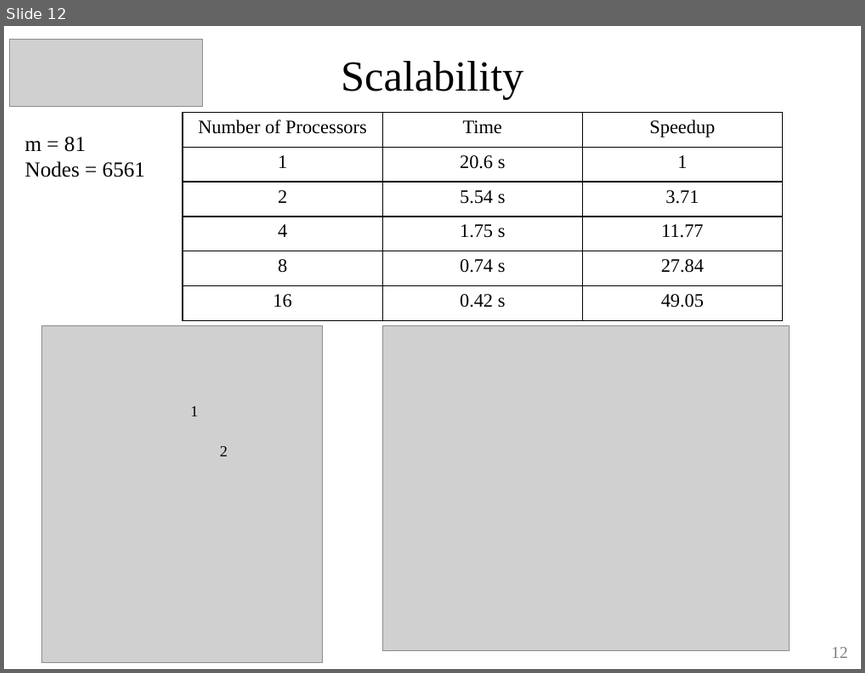
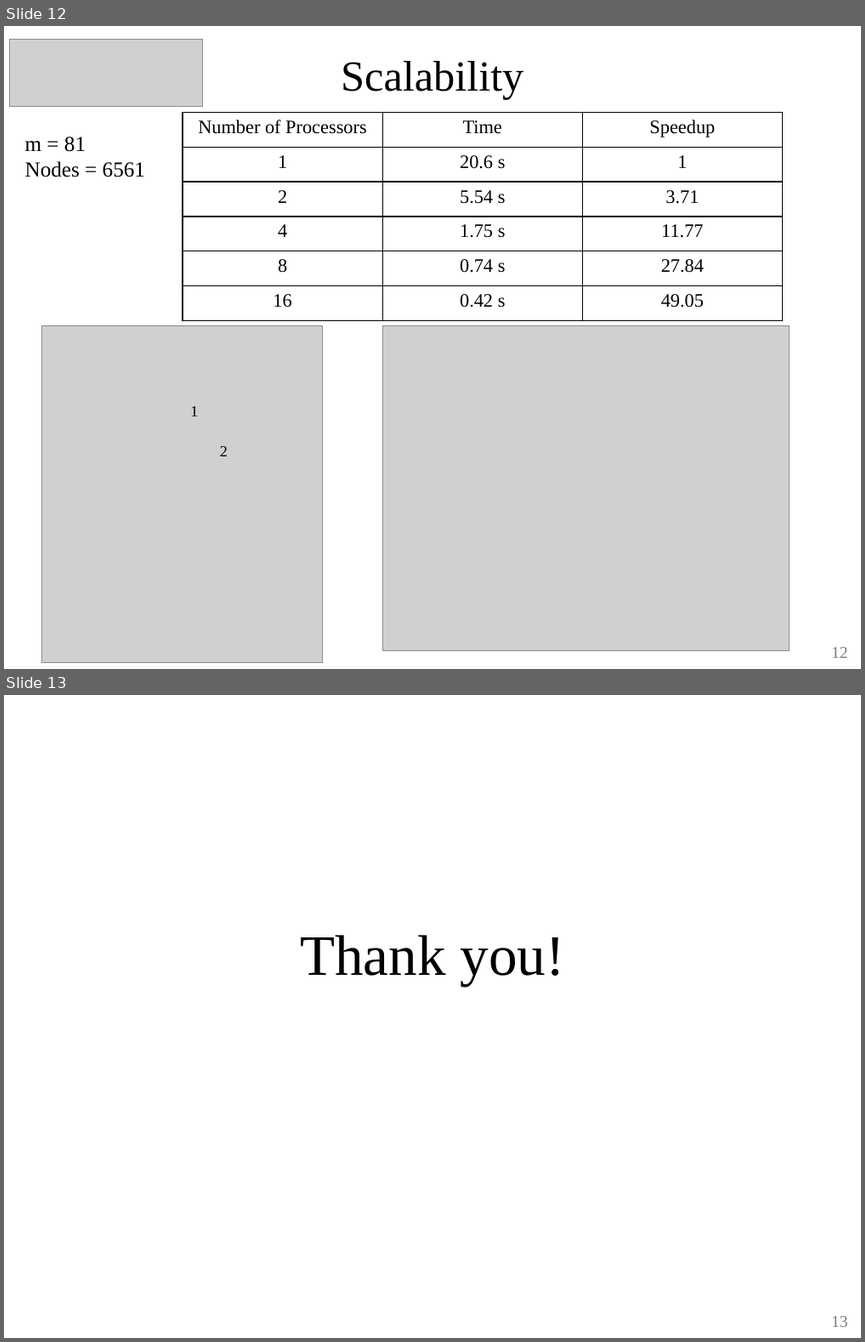
Before and after one commit to ChengHauYang/HPC, a slide deck: final_project/cheng_hau.pptx. Shown one above the other, each under a label of ours: slide 12 before the commit, slides 12 and 13 after it. The pictures are 865x673 and 865x1342 pixels, drawn with LibreOffice and Linux fonts; fonts in the diff are those of the drawing; grey boxes stand for pictures. Boxes give left, top, right and bottom in pixels: in the first picture for what was removed or moved away, otherwise in the second. Text is boxed around its words. In the diff, an @@ line names an element or a change of style, - is before the commit and + after.

Commit message:
update ppt

```diff
--- a/final_project/cheng_hau.pptx
+++ b/final_project/cheng_hau.pptx
@@ slide 13 added at (4, 695, 861, 1338), background #FFFFFF @@
@@ text added at (300, 935, 565, 985), 48 pt, text #000000 @@
+Thank you!
@@ page number added at (831, 1315, 848, 1327), 14 pt, text #808080 @@
+13
```
